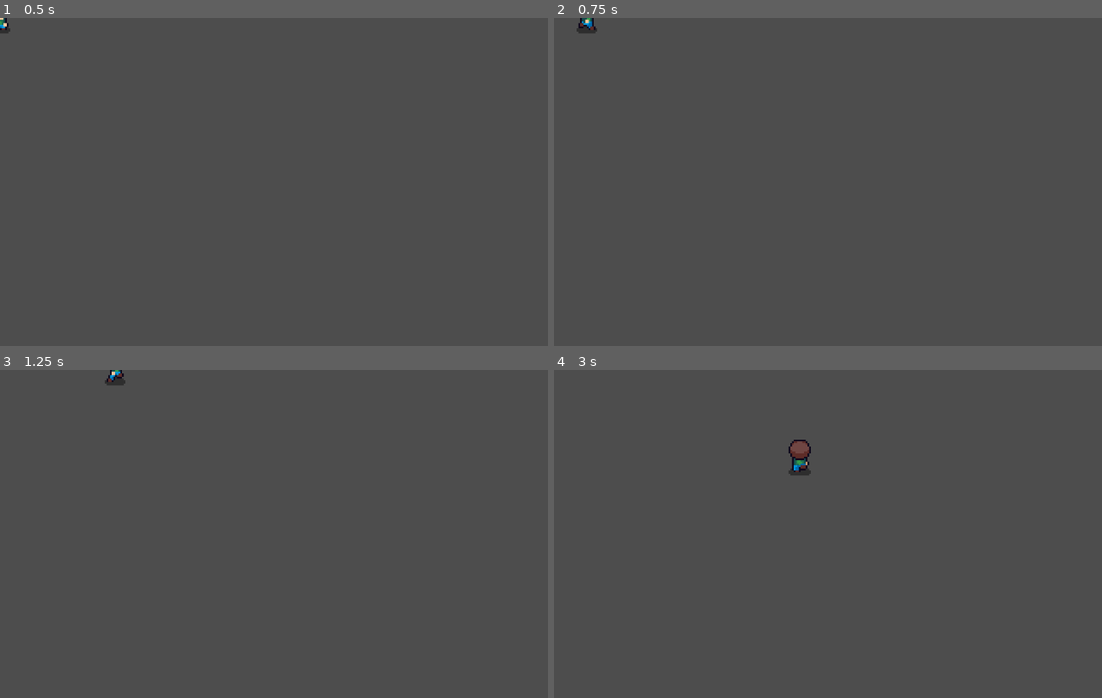
Above: before the commit, frames 1-4 (two rows, left to right).
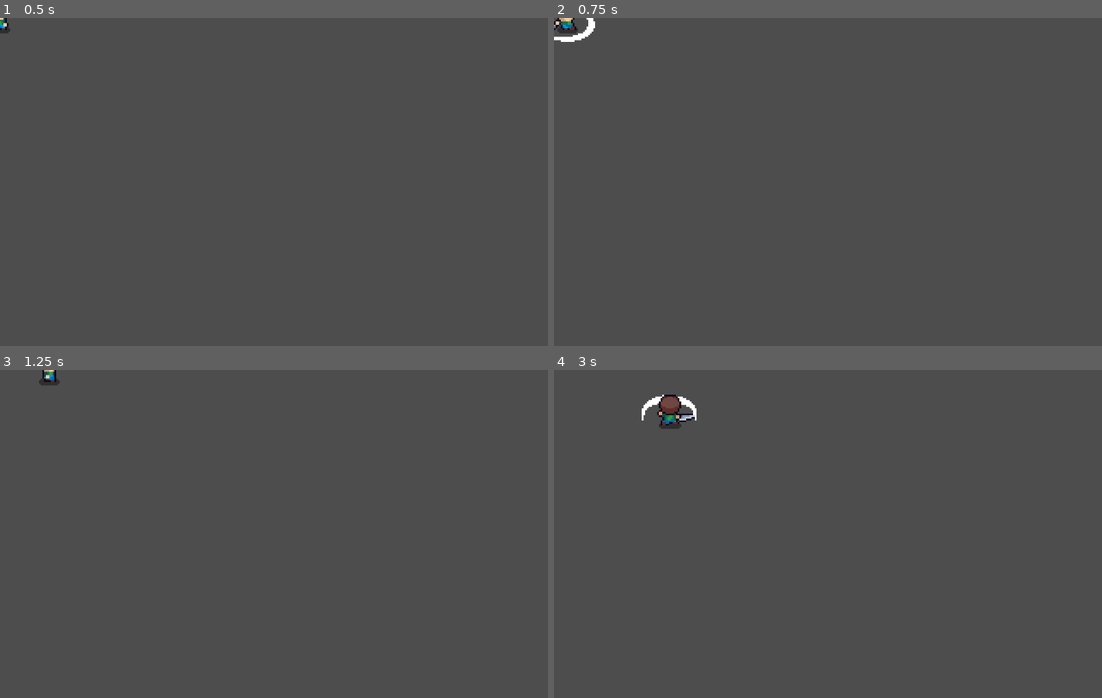
Above: after the commit, the same moments.

Repository: soapmactavish23/sword-fantasy
Game: Godot game, scene res://sword_fantasy/personagem/personagem.tscn
The game is run twice, just before and just after one commit, with the same random seed, the same clock (stepped at 60 frames per second) and the same inputs.
Inputs:
- Up to frame 1 (0.5 s): no input
- Up to frame 2 (0.75 s): tap Enter at 0.5 s; hold D (mover_direita) from 0.53 s (still down); tap Space (atacar, bound only after the commit) at 0.6 s
- Up to frame 3 (1.25 s): keep holding D (mover_direita)
- Up to frame 4 (3 s): release D (mover_direita) at 1.28 s; hold S (mover_baixo) 1.28-2.03 s; tap Space (atacar, bound only after the commit) at 1.35, 2.1, 2.85 s; hold D (mover_direita) 2.03-2.78 s; hold W (mover_cima) from 2.78 s (still down)

Frame 1 is identical in both runs. In frame 2, 0.4% of the frame differs, in the area x 0-8%, y 0-8%; in frame 3, 0.3%; in frame 4, 1.0%, in the area x 16-47%, y 7-33%.

Commit message:
47. Configurando a ação de ataque com a espada

Diff:
--- a/project.godot
+++ b/project.godot
@@ -49,6 +49,11 @@
 , Object(InputEventKey,"resource_local_to_scene":false,"resource_name":"","device":-1,"window_id":0,"alt_pressed":false …(186 unchanged characters)…
 ]
 }
+atacar={
+"deadzone": 0.2,
+"events": [Object(InputEventKey,"resource_local_to_scene":false,"resource_name":"","device":-1,"window_id":0,"alt_pressed":false,"shift_pressed":false,"ctrl_pressed":false,"meta_pressed":false,"pressed":false,"keycode":0,"physical_keycode":32,"key_label":0,"unicode":32,"location":0,"echo":false,"script":null)
+]
+}
 
 [rendering]
 
--- a/sword_fantasy/personagem/personagem.gd
+++ b/sword_fantasy/personagem/personagem.gd
@@ -1,9 +1,12 @@
 extends CharacterBody2D
 
+var _pode_atacar: bool = true
 var _sufixo_da_animacao: String = "_baixo"
 
 @export var _velocidade_de_movimento: float = 128.0
 @export var _animador_do_personagem: AnimationPlayer
+@export var _temporizador_de_acoes: Timer
+
 
 func _physics_process(delta: float) -> void:
 	var direcao = Input.get_vector(
@@ -14,6 +17,7 @@
 	move_and_slide()
 
 	_sufixo_da_animacao = _sufixo_do_personagem()
+	_atacar()
 	_animar()
 
 func _sufixo_do_personagem() -> String:
@@ -34,9 +38,24 @@
 
 	return _sufixo_da_animacao
 
+func _atacar() -> void:
+	if Input.is_action_just_pressed("atacar") and _pode_atacar:
+		_animador_do_personagem.play("atacando" + _sufixo_da_animacao)
+		set_physics_process(false)
+		_temporizador_de_acoes.start(0.4)
+		_pode_atacar = false
+
 func _animar() -> void:
+	if _pode_atacar == false:
+		return
+
 	if velocity:
 		_animador_do_personagem.play("andando" + _sufixo_da_animacao)
 		return
 
 	_animador_do_personagem.play("parado" + _sufixo_da_animacao)
+
+
+func _on_temporizador_de_acoes_timeout() -> void:
+	set_physics_process(true)
+	_pode_atacar = true
--- a/sword_fantasy/personagem/personagem.tscn
+++ b/sword_fantasy/personagem/personagem.tscn
@@ -580,6 +580,270 @@
 "transitions": PackedFloat32Array(1, 1, 1, 1, 1, 1),
 "update": 1,
 "values": [6, 7, 8, 9, 10, 11]
+}
+tracks/4/type = "value"
+tracks/4/imported = false
+tracks/4/enabled = true
+tracks/4/path = NodePath("textura:flip_h")
+tracks/4/interp = 1
+tracks/4/loop_wrap = true
+tracks/4/keys = {
+"times": PackedFloat32Array(0),
+"transitions": PackedFloat32Array(1),
+"update": 1,
+"values": [true]
+}
+
+[sub_resource type="Animation" id="Animation_0j2js"]
+resource_name = "atacando_baixo"
+length = 0.4
+loop_mode = 2
+step = 0.1
+tracks/0/type = "value"
+tracks/0/imported = false
+tracks/0/enabled = true
+tracks/0/path = NodePath("textura:hframes")
+tracks/0/interp = 1
+tracks/0/loop_wrap = true
+tracks/0/keys = {
+"times": PackedFloat32Array(0),
+"transitions": PackedFloat32Array(1),
+"update": 1,
+"values": [6]
+}
+tracks/1/type = "value"
+tracks/1/imported = false
+tracks/1/enabled = true
+tracks/1/path = NodePath("textura:vframes")
+tracks/1/interp = 1
+tracks/1/loop_wrap = true
+tracks/1/keys = {
+"times": PackedFloat32Array(0),
+"transitions": PackedFloat32Array(1),
+"update": 1,
+"values": [10]
+}
+tracks/2/type = "value"
+tracks/2/imported = false
+tracks/2/enabled = true
+tracks/2/path = NodePath("textura:texture")
+tracks/2/interp = 1
+tracks/2/loop_wrap = true
+tracks/2/keys = {
+"times": PackedFloat32Array(0),
+"transitions": PackedFloat32Array(1),
+"update": 1,
+"values": [ExtResource("1_8xoef")]
+}
+tracks/3/type = "value"
+tracks/3/imported = false
+tracks/3/enabled = true
+tracks/3/path = NodePath("textura:frame")
+tracks/3/interp = 1
+tracks/3/loop_wrap = true
+tracks/3/keys = {
+"times": PackedFloat32Array(0, 0.1, 0.2, 0.3),
+"transitions": PackedFloat32Array(1, 1, 1, 1),
+"update": 1,
+"values": [36, 37, 38, 39]
+}
+tracks/4/type = "value"
+tracks/4/imported = false
+tracks/4/enabled = true
+tracks/4/path = NodePath("textura:flip_h")
+tracks/4/interp = 1
+tracks/4/loop_wrap = true
+tracks/4/keys = {
+"times": PackedFloat32Array(0),
+"transitions": PackedFloat32Array(1),
+"update": 1,
+"values": [false]
+}
+
+[sub_resource type="Animation" id="Animation_10t54"]
+resource_name = "atacando_direita"
+length = 0.4
+loop_mode = 2
+step = 0.1
+tracks/0/type = "value"
+tracks/0/imported = false
+tracks/0/enabled = true
+tracks/0/path = NodePath("textura:hframes")
+tracks/0/interp = 1
+tracks/0/loop_wrap = true
+tracks/0/keys = {
+"times": PackedFloat32Array(0),
+"transitions": PackedFloat32Array(1),
+"update": 1,
+"values": [6]
+}
+tracks/1/type = "value"
+tracks/1/imported = false
+tracks/1/enabled = true
+tracks/1/path = NodePath("textura:vframes")
+tracks/1/interp = 1
+tracks/1/loop_wrap = true
+tracks/1/keys = {
+"times": PackedFloat32Array(0),
+"transitions": PackedFloat32Array(1),
+"update": 1,
+"values": [10]
+}
+tracks/2/type = "value"
+tracks/2/imported = false
+tracks/2/enabled = true
+tracks/2/path = NodePath("textura:texture")
+tracks/2/interp = 1
+tracks/2/loop_wrap = true
+tracks/2/keys = {
+"times": PackedFloat32Array(0),
+"transitions": PackedFloat32Array(1),
+"update": 1,
+"values": [ExtResource("1_8xoef")]
+}
+tracks/3/type = "value"
+tracks/3/imported = false
+tracks/3/enabled = true
+tracks/3/path = NodePath("textura:frame")
+tracks/3/interp = 1
+tracks/3/loop_wrap = true
+tracks/3/keys = {
+"times": PackedFloat32Array(0, 0.1, 0.2, 0.3),
+"transitions": PackedFloat32Array(1, 1, 1, 1),
+"update": 1,
+"values": [42, 43, 44, 45]
+}
+tracks/4/type = "value"
+tracks/4/imported = false
+tracks/4/enabled = true
+tracks/4/path = NodePath("textura:flip_h")
+tracks/4/interp = 1
+tracks/4/loop_wrap = true
+tracks/4/keys = {
+"times": PackedFloat32Array(0),
+"transitions": PackedFloat32Array(1),
+"update": 1,
+"values": [false]
+}
+
+[sub_resource type="Animation" id="Animation_ji2jd"]
+resource_name = "atacando_esquerda"
+length = 0.4
+loop_mode = 2
+step = 0.1
+tracks/0/type = "value"
+tracks/0/imported = false
+tracks/0/enabled = true
+tracks/0/path = NodePath("textura:hframes")
+tracks/0/interp = 1
+tracks/0/loop_wrap = true
+tracks/0/keys = {
+"times": PackedFloat32Array(0),
+"transitions": PackedFloat32Array(1),
+"update": 1,
+"values": [6]
+}
+tracks/1/type = "value"
+tracks/1/imported = false
+tracks/1/enabled = true
+tracks/1/path = NodePath("textura:vframes")
+tracks/1/interp = 1
+tracks/1/loop_wrap = true
+tracks/1/keys = {
+"times": PackedFloat32Array(0),
+"transitions": PackedFloat32Array(1),
+"update": 1,
+"values": [10]
+}
+tracks/2/type = "value"
+tracks/2/imported = false
+tracks/2/enabled = true
+tracks/2/path = NodePath("textura:texture")
+tracks/2/interp = 1
+tracks/2/loop_wrap = true
+tracks/2/keys = {
+"times": PackedFloat32Array(0),
+"transitions": PackedFloat32Array(1),
+"update": 1,
+"values": [ExtResource("1_8xoef")]
+}
+tracks/3/type = "value"
+tracks/3/imported = false
+tracks/3/enabled = true
+tracks/3/path = NodePath("textura:frame")
+tracks/3/interp = 1
+tracks/3/loop_wrap = true
+tracks/3/keys = {
+"times": PackedFloat32Array(0, 0.1, 0.2, 0.3),
+"transitions": PackedFloat32Array(1, 1, 1, 1),
+"update": 1,
+"values": [42, 43, 44, 45]
+}
+tracks/4/type = "value"
+tracks/4/imported = false
+tracks/4/enabled = true
+tracks/4/path = NodePath("textura:flip_h")
+tracks/4/interp = 1
+tracks/4/loop_wrap = true
+tracks/4/keys = {
+"times": PackedFloat32Array(0),
+"transitions": PackedFloat32Array(1),
+"update": 1,
+"values": [true]
+}
+
+[sub_resource type="Animation" id="Animation_8oarh"]
+resource_name = "atacando_cima"
+length = 0.4
+loop_mode = 2
+step = 0.1
+tracks/0/type = "value"
+tracks/0/imported = false
+tracks/0/enabled = true
+tracks/0/path = NodePath("textura:hframes")
+tracks/0/interp = 1
+tracks/0/loop_wrap = true
+tracks/0/keys = {
+"times": PackedFloat32Array(0),
+"transitions": PackedFloat32Array(1),
+"update": 1,
+"values": [6]
+}
+tracks/1/type = "value"
+tracks/1/imported = false
+tracks/1/enabled = true
+tracks/1/path = NodePath("textura:vframes")
+tracks/1/interp = 1
+tracks/1/loop_wrap = true
+tracks/1/keys = {
+"times": PackedFloat32Array(0),
+"transitions": PackedFloat32Array(1),
+"update": 1,
+"values": [10]
+}
+tracks/2/type = "value"
+tracks/2/imported = false
+tracks/2/enabled = true
+tracks/2/path = NodePath("textura:texture")
+tracks/2/interp = 1
+tracks/2/loop_wrap = true
+tracks/2/keys = {
+"times": PackedFloat32Array(0),
+"transitions": PackedFloat32Array(1),
+"update": 1,
+"values": [ExtResource("1_8xoef")]
+}
+tracks/3/type = "value"
+tracks/3/imported = false
+tracks/3/enabled = true
+tracks/3/path = NodePath("textura:frame")
+tracks/3/interp = 1
+tracks/3/loop_wrap = true
+tracks/3/keys = {
+"times": PackedFloat32Array(0, 0.1, 0.2, 0.3),
+"transitions": PackedFloat32Array(1, 1, 1, 1),
+"update": 1,
+"values": [48, 49, 50, 51]
 }
 tracks/4/type = "value"
 tracks/4/imported = false
@@ -601,16 +865,21 @@
 &"andando_cima": SubResource("Animation_qp3kj"),
 &"andando_direita": SubResource("Animation_bv515"),
 &"andando_esquerda": SubResource("Animation_5a5kp"),
+&"atacando_baixo": SubResource("Animation_0j2js"),
+&"atacando_cima": SubResource("Animation_8oarh"),
+&"atacando_direita": SubResource("Animation_10t54"),
+&"atacando_esquerda": SubResource("Animation_ji2jd"),
 &"parado_baixo": SubResource("Animation_37cyp"),
 &"parado_cima": SubResource("Animation_jsi34"),
 &"parado_direita": SubResource("Animation_ct1op"),
 &"parado_esquerda": SubResource("Animation_0oy8j")
 }
 
-[node name="Personagem" type="CharacterBody2D" node_paths=PackedStringArray("_animador_do_personagem")]
+[node name="Personagem" type="CharacterBody2D" node_paths=PackedStringArray("_animador_do_personagem", "_temporizador_de_acoes")]
 script = ExtResource("1_37cyp")
 _velocidade_de_movimento = 96.0
 _animador_do_personagem = NodePath("AnimadorDoPersonagem")
+_temporizador_de_acoes = NodePath("TemporizadorDeAcoes")
 
 [node name="textura" type="Sprite2D" parent="."]
 texture = ExtResource("1_8xoef")
@@ -621,3 +890,8 @@
 libraries = {
 &"": SubResource("AnimationLibrary_ct1op")
 }
+
+[node name="TemporizadorDeAcoes" type="Timer" parent="."]
+one_shot = true
+
+[connection signal="timeout" from="TemporizadorDeAcoes" to="." method="_on_temporizador_de_acoes_timeout"]
Not shown: 1 places in sword_fantasy/personagem/personagem.tscn that only renumber resources
